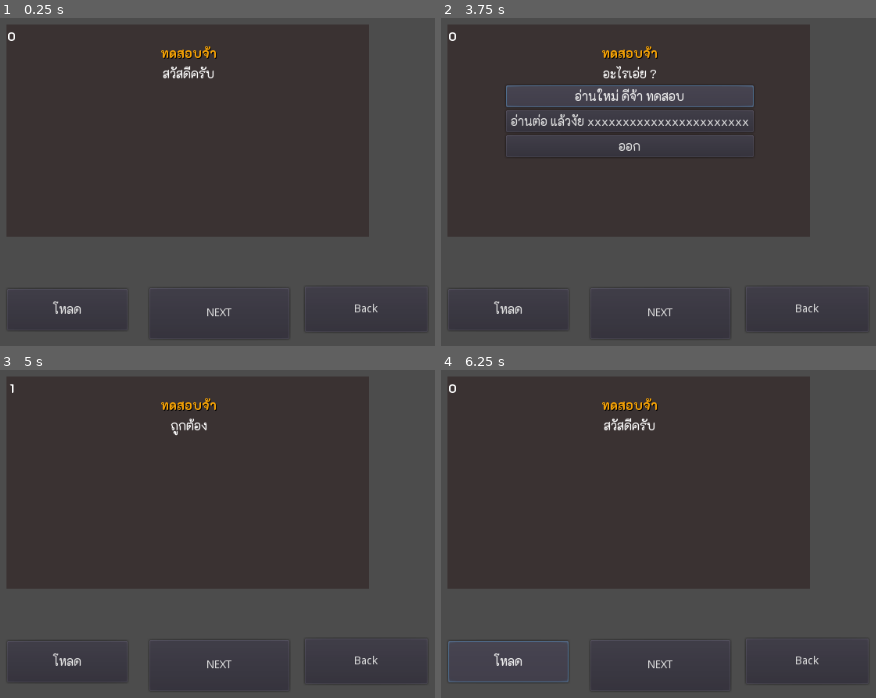
Above: before the commit, frames 1-4 (two rows, left to right).
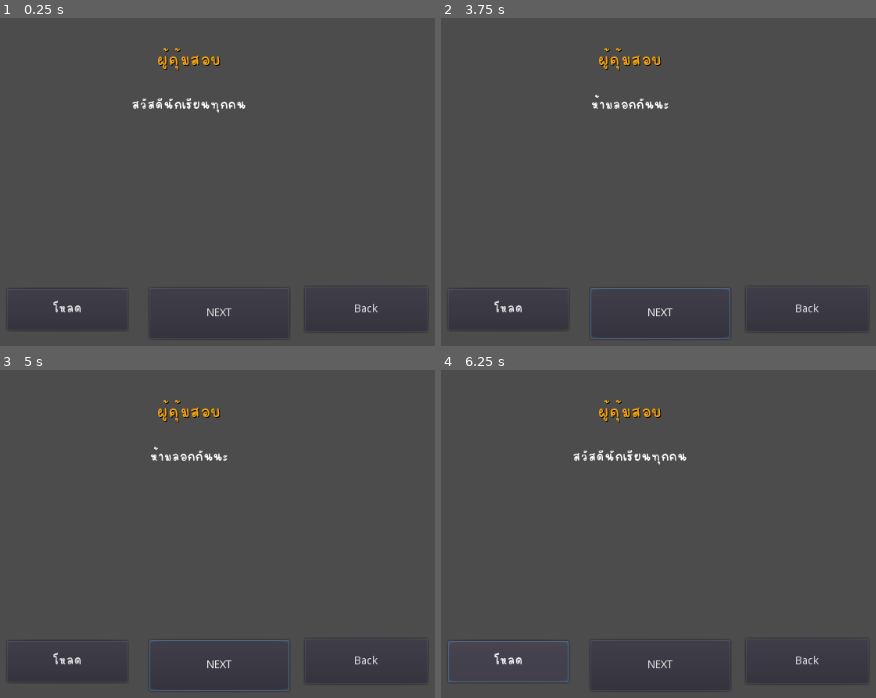
Above: after the commit, the same moments.

Repository: somamx/godot_dialog_message
Game: Godot game, scene res://main.tscn
Two runs of this game, one before a commit and one after it. Both use one fixed random seed, a clock stepped at 60 frames per second and the inputs below.
Inputs (mouse positions are in pixels of both pictures, inside the frame that each line leads up to):
- Up to frame 1 (0.25 s): no input
- Up to frame 2 (3.75 s): click "โหลด" at 0.5 s; click "Back" at 1.25 s; click "NEXT" at 2 s; click "NEXT" at 2.75 s; click (628, 96) at 3.5 s, where only the run before the commit has a clickable "อ่านใหม่ ดีจ้า ทดสอบ"
- Up to frame 3 (5 s): click (187, 471) at 4.25 s, where only the run before the commit has a clickable "อ่านต่อ แล้วงัย xxxxxxxxxxxxx…"
- Up to frame 4 (6.25 s): click "โหลด" at 5 s; click "โหลด" at 5.75 s

The runs differ from the first frame. In frame 1, 53% of the frame differs, in the area x 1-85%, y 2-91%; in frame 2, 44%; in frame 3, 54%, in the area x 1-85%, y 2-98%; in frame 4, 53%.

Commit message:
update

Diff:
--- a/data/1.json
+++ b/data/1.json
@@ -26,7 +26,6 @@
 			}
 		},
 		"next" : "3",
-
 	},
 	"incorrect" : {
 			"message" : "ผิด",
--- /dev/null
+++ b/data/2.json
@@ -0,0 +1,78 @@
+{
+	"profile" : {
+		"title" : "ผู้คุ้มสอบ",
+		"actor" : "",
+		"start" : "0"
+	},
+	"0" : {
+		"message" : ["สวัสดีนักเรียนทุกคน","จงตั้งใจทำข้อสอบด้วย","ห้ามลอกกันนะ","เริ่มได้"],
+		"next" : "a"
+	},
+	"a" : {
+		"message" : "ข้อที่ 1) จงตอบคำถามต่อไปนี้ ?",
+		"next" : "b",
+		"func" : ["clearScore"],
+		"choice" : {
+			"1" : {
+				"label" : "1+1 = 2 ?",
+				"func" : ["correctNext","ถูกต้อง"],
+			},
+			"2" : {
+				"label" : "1+2= 12 ?",
+				"func" : ["incorrectNext","ผิดแล้ว"],
+			},
+			"3" : {
+				"label" : "1+3= 5 ?",
+				"func" : ["incorrectNext","ผิดแล้ว"],
+			}
+		}
+	},
+	"b" : {
+		"message" : "ข้อที่ 2) จงตอบคำถามต่อไปนี้ ?",
+		"next" : "menu",
+		"choice" : {
+			"1" : {
+				"label" : "aaaa",
+				"func" : ["correctNext","ถูกต้อง"],
+			},
+			"2" : {
+				"label" : "bbbb",
+				"func" : ["incorrectNext","ผิดแล้ว"],
+			},
+			"3" : {
+				"label" : "ccccc",
+				"func" : ["incorrectNext","ผิดแล้ว"],
+			}
+		}
+	},
+	"menu": {
+		"message" : "เลือกรายการที่จะทำ",
+		"choice" : {
+			"1" : {
+				"label" : "ทำข้อสอบใหม่",
+				"func" : ["Next","a"]
+			},
+			"2" : {
+				"label" : "ดูคะแนนข้อสอบ",
+				"func" : ["Next","sum"]
+			},
+			"3" : {
+				"label" : "ออก",
+				"func" : ["Next","end"]
+			}
+		}
+	},
+	"sum" : {
+		"message" : "ท่านสอบได้คะแนน",
+		"func" : ["totalScore"],
+		"choice" : {
+			"1" : {
+				"label" : "กลับเมนู",
+				"func" : ["Next","menu"]
+			}
+		}
+	},
+	"end" : {
+		"message" : "โชคดี"
+	}
+}
--- a/fonts/f16b.tres
+++ b/fonts/f16b.tres
@@ -1,6 +1,8 @@
 [gd_resource type="DynamicFont" load_steps=2 format=2]
 
-[ext_resource path="res://assets/fonts/k2d/K2D-Bold.ttf" type="DynamicFontData" id=1]
+[ext_resource path="res://assets/fonts/Lulu.ttf" type="DynamicFontData" id=1]
 
 [resource]
+size = 20
+extra_spacing_char = 1
 font_data = ExtResource( 1 )
--- a/fonts/f16t.tres
+++ b/fonts/f16t.tres
@@ -1,6 +1,7 @@
 [gd_resource type="DynamicFont" load_steps=2 format=2]
 
-[ext_resource path="res://assets/fonts/k2d/K2D-Regular.ttf" type="DynamicFontData" id=1]
+[ext_resource path="res://assets/fonts/Lulu.ttf" type="DynamicFontData" id=1]
 
 [resource]
+extra_spacing_char = 1
 font_data = ExtResource( 1 )
--- a/main.gd
+++ b/main.gd
@@ -20,6 +20,7 @@
 	#print(dialog.rows.title)
 	#print(dialog.rows.message)
 	dialog.loadDialog()
+
 	#dialog.updateDialog()
 
 
--- a/main.tscn
+++ b/main.tscn
@@ -8,6 +8,7 @@
 script = ExtResource( 2 )
 
 [node name="dialog" parent="." instance=ExtResource( 1 )]
+fileName = "2"
 
 [node name="Button" type="Button" parent="."]
 margin_left = 136.0
--- a/ui/dialog.gd
+++ b/ui/dialog.gd
@@ -2,13 +2,14 @@
 
 var title:String = ""
 var actor:Image= null
+var messageArray:Array=[]
 var message:String=""
+var msgIndex:int=0
 var back:String=""
 var next:String=""
-var exit:String=""
 
+var _start = ""
 
-#var _dialogStructure
 
 var _dialogs={}
 var _dialog={}
@@ -16,14 +17,8 @@
 var _choice_list=[]
 
 export(String) var fileName="1"
-export(String) var idStart="0"
-export(String) var idExit="99"
-
 
 var score:int = 0
-
-#var dialogs = null
-#var rows = null
 
 onready var boxDialog = get_node("boxDialog/CenterContainer/Container")
 
@@ -34,9 +29,6 @@
 	#_dialogStructure.connect("updateDialog",self,"updateDialog")
 
 func loadDialog():
-	score=0
-	get_node("score").text = str(score)
-
 	var file = File.new()
 	var pathFileName = "res://data/" + str(fileName) + ".json"
 	#var foundFile = file.file_exists(pathFileName)
@@ -45,7 +37,7 @@
 		var content = file.get_as_text()
 		_dialogs = JSON.parse(content).result
 		getProfile()
-		getDialog(str(idStart))
+		#getDialog(str(idStart))
 		updateDialog()
 		#_dialogStructure.init(dialogs,idStart,idExit)
 		#print(dialogs)
@@ -55,81 +47,92 @@
 		_dialogs = {}
 
 func getProfile():
+
+	score=0
+	get_node("score").text = str(score)
+
 	if _dialogs.has("profile"):
 		_dialog = _dialogs["profile"]
 		title = hasDialog("title")
+		_start=hasDialog("start")
+		getDialog(_start)
 		#actor = hasDialog("actor")
 	else:
 		title="ไม่ระบุ?"
 
 func getDialog(id:String):
 	if _dialogs.has(str(id)):
+		messageArray=[]
+		msgIndex=0
 		_dialog = _dialogs[str(id)]
-		message = hasDialog("message")
-		var _next = hasDialog("next")
-		if _next != "self":
-			next = _next
+		var _message = hasDialog("message")
+		if typeof(_message) == TYPE_ARRAY:
+			#print(_message)
+			messageArray = _message
+			message = messageArray[msgIndex]
+		else:
+			message = _message
+		next = hasDialog("next")
+		back = hasDialog("back")
 
-		print(next)
-
-		back = hasDialog("back")
-		exit = hasDialog("exit")
 		_choice = hasDialog("choice",{})
 		clearChoice()
 		if _choice.size()>0:
 			#print(_choice)
 			for key in _choice:
+				print(key)
+				var label=""
+				var _func=""
 				if _choice[key].has("label"):
-					var label = _choice[key]["label"]
-					addChoice(key,label)
+					label = _choice[key]["label"]
+				if _choice[key].has("func"):
+					_func = _choice[key]["func"]
+				print(label , _func )
+				addChoice(label,_func)
+		#func
+		var _func = hasDialog('func',[])
+		if _func.size() > 0:
+			#print(_func)
+			call(_func[0])
 
-		#func
-		if _dialog.has("func"):
-			var _func = _dialog["func"]
-			call(_func)
-
-	#else:
-	#	_dialog={}
-	#	title = hasDialog("title")
-	#	message = hasDialog("message")
-	#	next = hasDialog("next")
-	#	back = hasDialog("back")
-	#	exit = hasDialog("exit")
 func clearChoice():
 	for node in _choice_list:
 		node.queue_free()
 	_choice_list=[]
 
-func addChoice(key,label):
+func addChoice(label,cb):
 	var btn = Button.new()
 	var font = load("res://fonts/f16t.tres")
 	btn.set("custom_fonts/font",font)
+	#btn.set("custom_fonts/normal_font",font)
 	btn.text = str(label)
-	btn.connect("pressed",self,"onChoicePressed",[key])
+	btn.rect_min_size.y = 36
+	btn.connect("pressed",self,cb[0],[cb[1]])
 	_choice_list.append(btn)
 	boxDialog.get_node("boxChoice/container").add_child(btn)
 
-func onChoicePressed(key):
-	#print(key)
-	next = str(key)
-	Next()
+func Next(_arg=""):
 
+	if(_arg!=""):
+		next=_arg
+		getDialog(str(next))
+		updateDialog()
+		return false
 
-func correct():
-	score+=1
-	get_node("score").text = str(score)
-	pass
-
-func Next():
-	getDialog(str(next))
+	if(_choice_list.size()>0):
+		return false
+	if messageArray.size() > 0:
+		msgIndex+=1
+		if msgIndex < messageArray.size():
+			message=messageArray[msgIndex]
+		else:
+			getDialog(str(next))
+	else:
+		getDialog(str(next))
 	updateDialog()
 
-func Back():
+func Back(_arg=""):
 	getDialog(str(back))
-	updateDialog()
-
-func Exit():
-	getDialog(str(exit))
 	updateDialog()
 
 func hasDialog(name,default=""):
@@ -141,3 +144,34 @@
 	boxDialog.get_node("title").text = title
 	boxDialog.get_node("message").text = message
 	pass
+
+
+func incorrect(_arg):
+	message = str(_arg)
+	clearChoice()
+	updateDialog()
+
+func correct(_arg):
+	score+=1
+	get_node("score").text = str(score)
+	message = str(_arg)
+	clearChoice()
+	updateDialog()
+
+func correctNext(_arg):
+	score+=1
+	clearChoice()
+	getDialog(str(next))
+	updateDialog()
+
+func incorrectNext(_arg):
+	clearChoice()
+	getDialog(str(next))
+	updateDialog()
+
+func clearScore():
+	score=0
+
+func totalScore():
+	message = message + " \n " +  str(score)
+	updateDialog()
--- a/ui/dialog.tscn
+++ b/ui/dialog.tscn
@@ -12,7 +12,7 @@
 margin_top = 34.0
 margin_right = 599.0
 margin_bottom = 306.0
-color = Color( 0.231373, 0.2, 0.2, 1 )
+color = Color( 0.47451, 0.345098, 0.345098, 0 )
 
 [node name="CenterContainer" type="CenterContainer" parent="boxDialog"]
 anchor_left = 0.5
@@ -36,7 +36,8 @@
 
 [node name="title" type="Label" parent="boxDialog/CenterContainer/Container"]
 margin_right = 427.0
-margin_bottom = 22.0
+margin_bottom = 42.0
+rect_min_size = Vector2( 0, 42 )
 custom_colors/font_color = Color( 0.976471, 0.647059, 0.0235294, 1 )
 custom_colors/font_color_shadow = Color( 0, 0, 0, 1 )
 custom_fonts/font = ExtResource( 2 )
@@ -45,20 +46,23 @@
 valign = 1
 
 [node name="message" type="Label" parent="boxDialog/CenterContainer/Container"]
-margin_top = 26.0
+margin_top = 46.0
 margin_right = 427.0
-margin_bottom = 48.0
+margin_bottom = 110.0
+rect_min_size = Vector2( 0, 64 )
+size_flags_horizontal = 3
+size_flags_vertical = 5
 custom_fonts/font = ExtResource( 3 )
-text = "ทดสอบ"
+text = "เริ่ม"
 align = 1
 valign = 1
 autowrap = true
 
 [node name="boxChoice" type="CenterContainer" parent="boxDialog/CenterContainer/Container"]
 margin_left = 213.0
-margin_top = 52.0
+margin_top = 114.0
 margin_right = 213.0
-margin_bottom = 52.0
+margin_bottom = 114.0
 size_flags_horizontal = 4
 size_flags_vertical = 0
 
@@ -67,6 +71,7 @@
 size_flags_vertical = 5
 
 [node name="score" type="Label" parent="."]
+visible = false
 margin_left = 84.0
 margin_top = 24.0
 margin_right = 200.0
Binary file added: assets/fonts/Lulu.ttf
